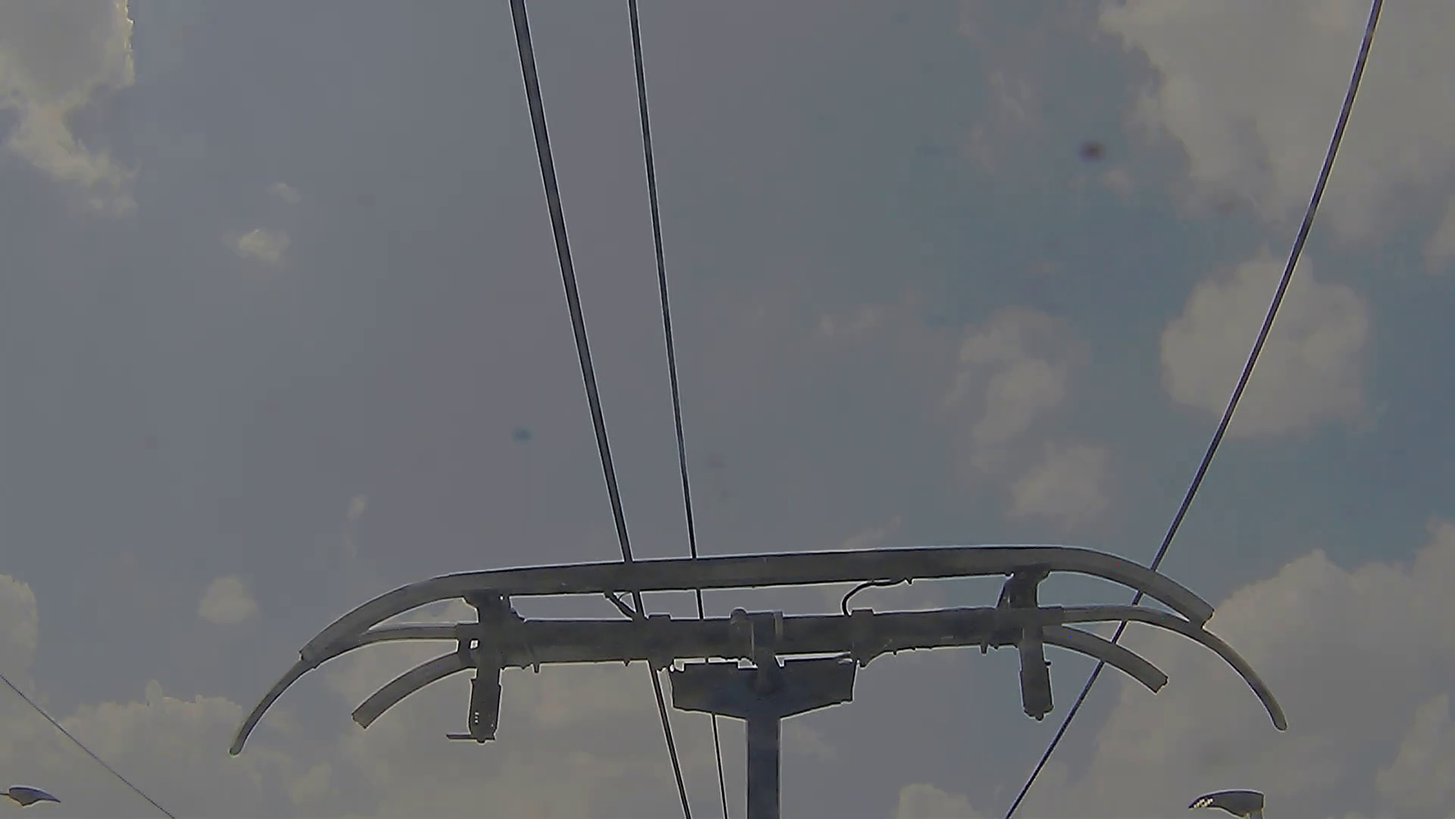
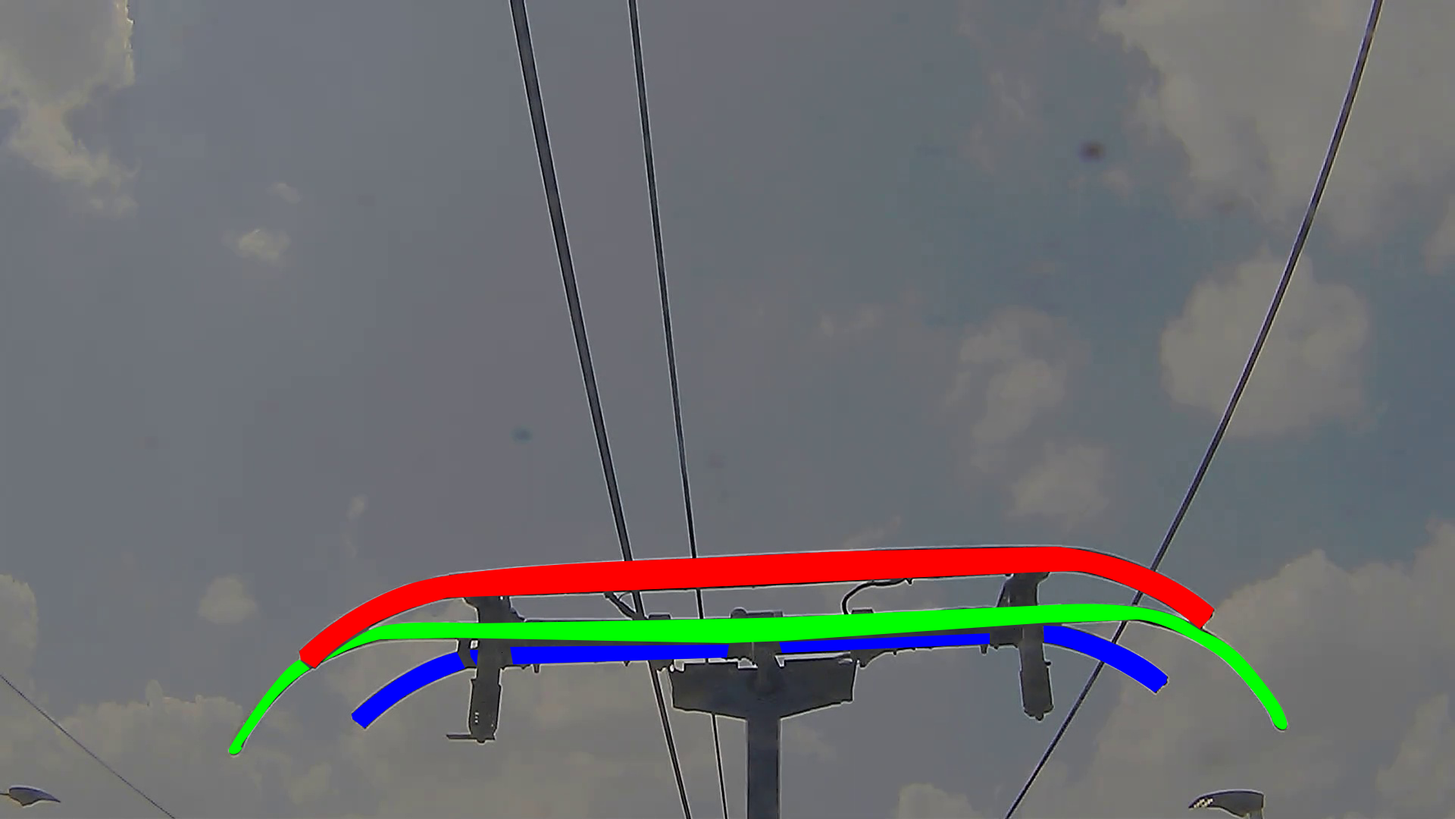
Before/after of a 1455x819 layered artwork. What changed in the layer stack:
showed "mask" (1st of 3, in "front_bar") over (x1=299, y1=546, x2=1215, y2=668)
showed "mask" (2nd of 3, in "middle_bar") over (x1=228, y1=603, x2=1288, y2=755)
showed "mask" (3rd of 3, in "rear_bar") over (x1=351, y1=625, x2=1168, y2=728)
